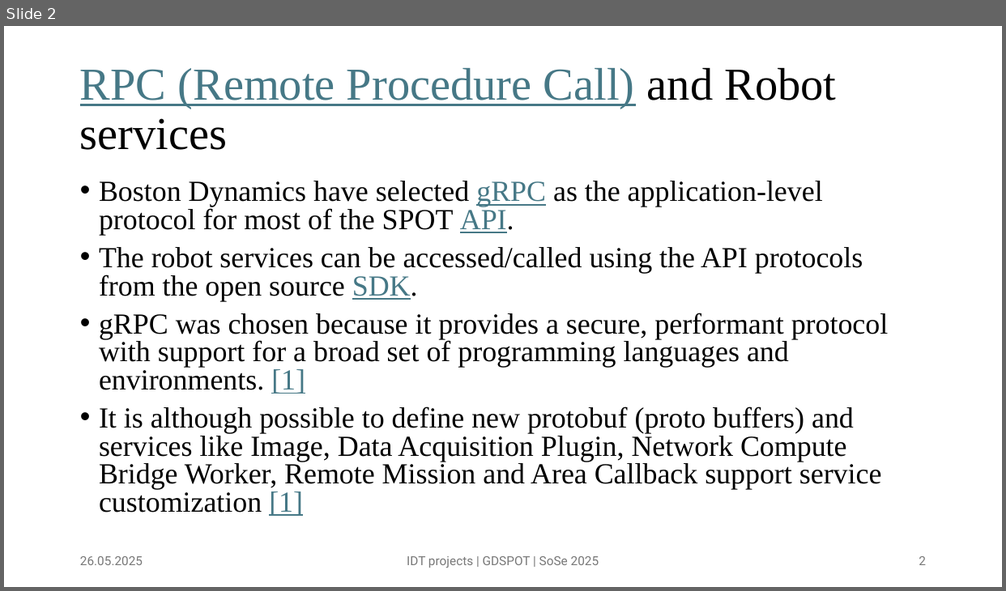
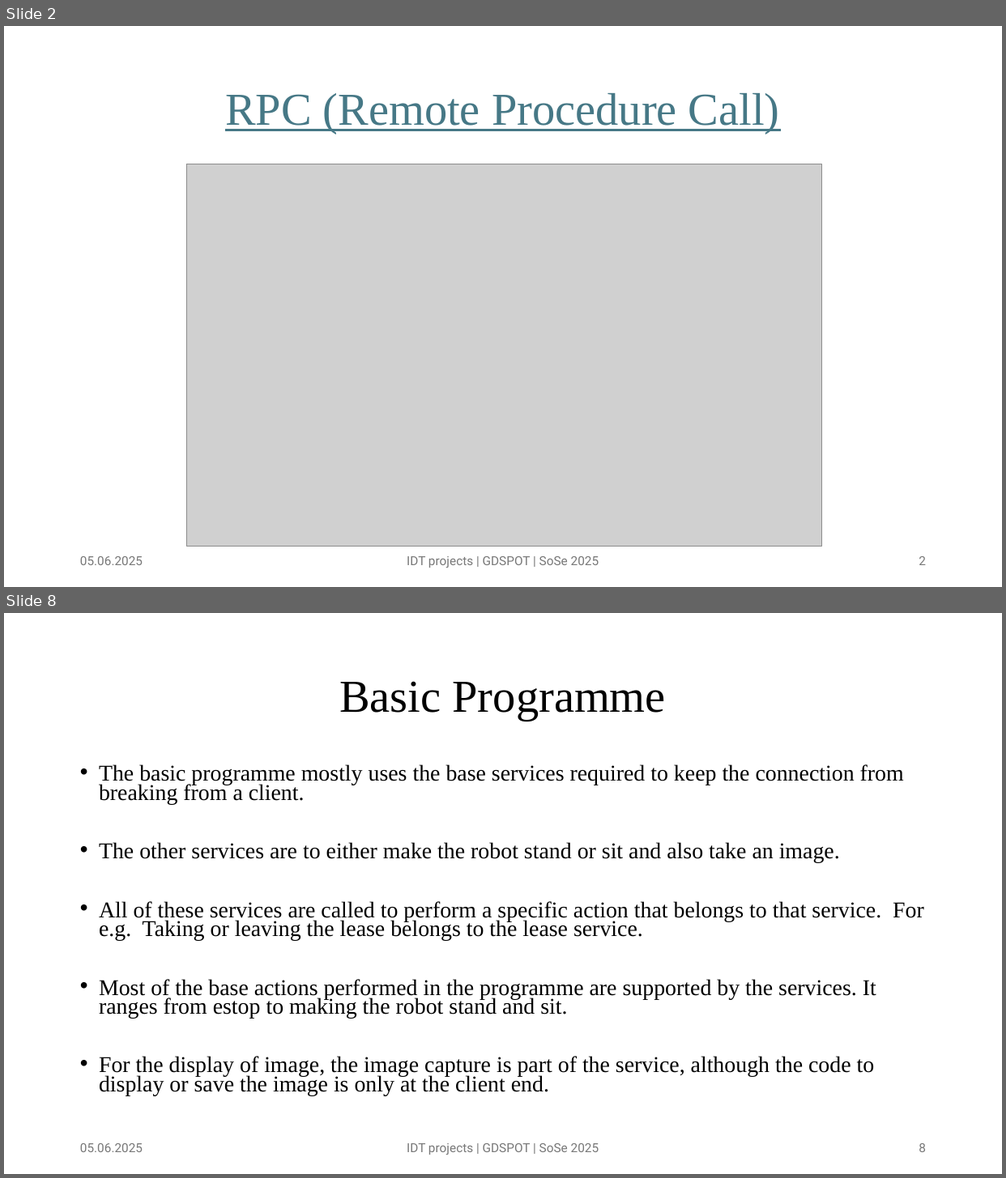
Before and after one commit to abhishekdilippatil/spot-sdk, a slide deck: presentations/SPOT presentation 02.pptx. Shown one above the other, each under a label of ours: slide 2 before the commit, slides 2 and 8 after it; the slides between them are not shown. The pictures are 1006x591 and 1006x1178 pixels, drawn with LibreOffice and Linux fonts; fonts in the diff are those of the drawing; grey boxes stand for pictures. Boxes give left, top, right and bottom in pixels: in the first picture for what was removed or moved away, otherwise in the second. Text is boxed around its words. In the diff, an @@ line names an element or a change of style, - is before the commit and + after.

```diff
--- a/presentations/SPOT presentation 02.pptx
+++ b/presentations/SPOT presentation 02.pptx
@@ slide 8 added at (4,613,1002,1174), background #FFFFFF @@
@@ title added at (339,681,666,721), 44 pt, text #000000 @@
+Basic Programme
@@ text added at (99,764,924,1096), 21.7 pt, text #000000 @@
+• The basic programme mostly uses the base services required to keep the connection from breaking from a client.
+• The other services are to either make the robot stand or sit and also take an image.
+• All of these services are called to perform a specific action that belongs to that service. For e.g. Taking or leaving the lease belongs to the lease service.
+• Most of the base actions performed in the programme are supported by the services. It ranges from estop to making the robot stand and sit.
+• For the display of image, the image capture is part of the service, although the code to display or save the image is only at the client end.
@@ text added at (80,1144,143,1152), 12 pt, text #797979 @@
+05.06.2025
@@ text added at (407,1144,599,1155), 12 pt, text #797979 @@
+IDT projects | GDSPOT | SoSe 2025
@@ page number added at (918,1144,926,1152), 12 pt, text #797979 @@
+8
@@ slide 2 changed as well @@
@@ title at (225,93,780,134): text changed @@
-RPC (Remote Procedure Call) and Robot services
+RPC (Remote Procedure Call)
@@ picture added at (187,165,821,546) @@
@@ text removed at (99,181,889,516) @@
-• Boston Dynamics have selected gRPC as the application-level protocol for most of the SPOT API.
-• The robot services can be accessed/called using the API protocols from the open source SDK.
-• gRPC was chosen because it provides a secure, performant protocol with support for a broad set of programming languages and environments. [1]
-• It is although possible to define new protobuf (proto buffers) and services like Image, Data Acquisition Plugin, Network Compute Bridge Worker, Remote Mission and Area Callback support service customization [1]
@@ text at (80,557,143,565): text changed @@
-26.05.2025
+05.06.2025
```
Also in this commit, not shown: 3 other slides changed, 5 other slides added, 3 other files.
